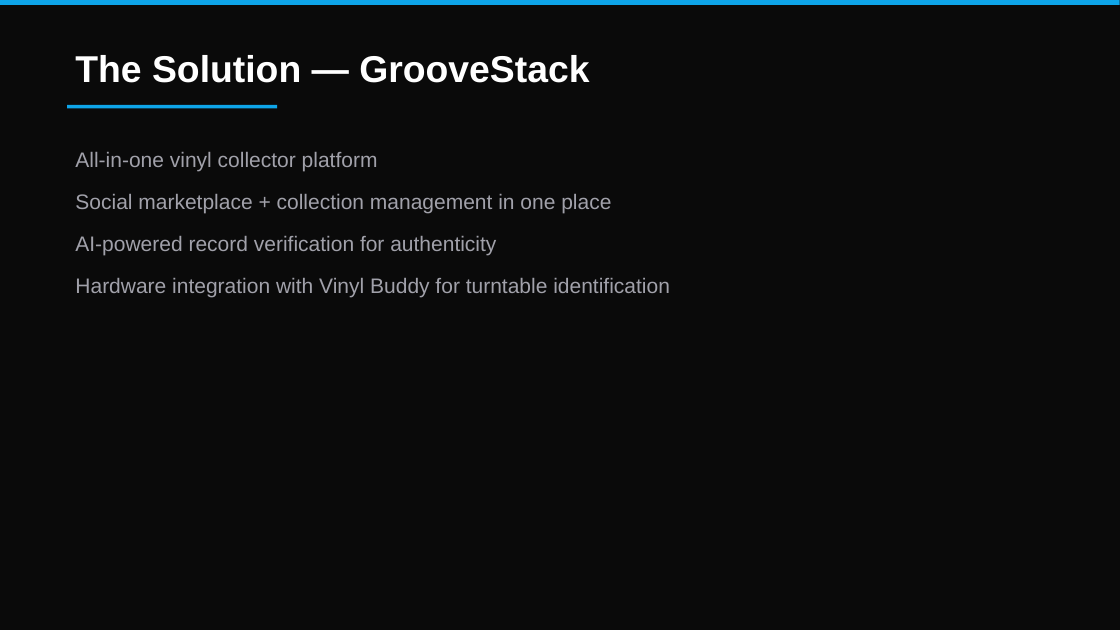
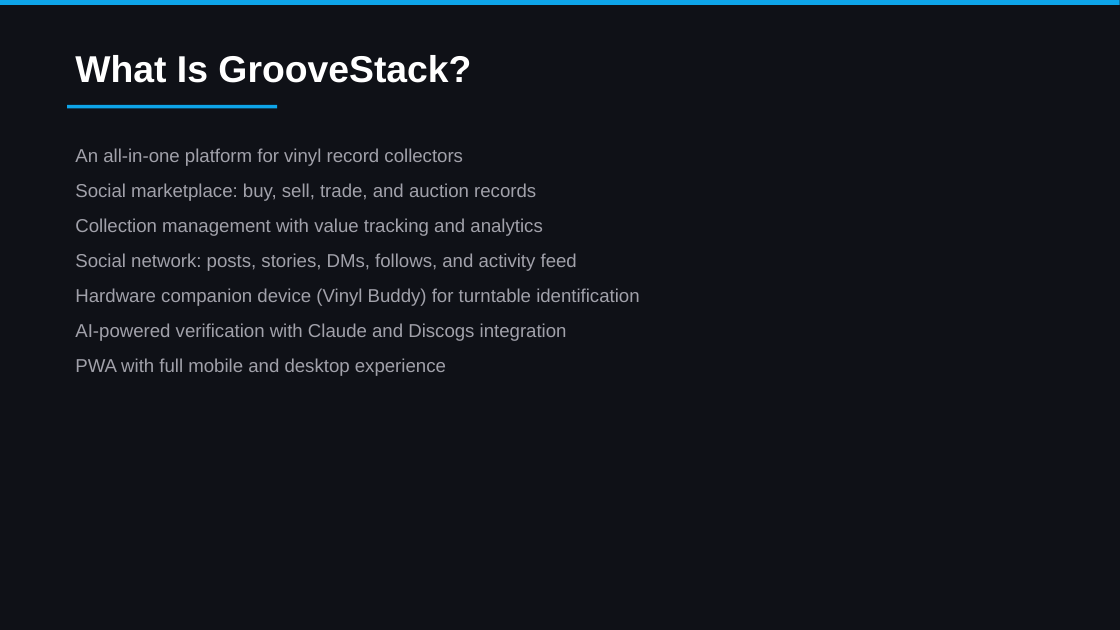
Before and after one commit to colelevy08/groovestack, a slide deck: slide 2 of GrooveStack_Overview.pptx (slide 3 before the commit). Drawn at 1120x630 pixels with LibreOffice and Linux fonts; fonts in the diff are those of the drawing. Boxes give left, top, right and bottom in pixels: in the first picture for what was removed or moved away, otherwise in the second. Text is boxed around its words. In the diff, an @@ line names an element or a change of style, - is before the commit and + after.

```diff
--- a/GrooveStack_Overview.pptx
+++ b/GrooveStack_Overview.pptx
@@ background #0A0A0A to #0F1117 @@
@@ text at (75,55,471,83): text changed @@
-The Solution — GrooveStack
+What Is GrooveStack?
@@ text at (75,148,639,376): text changed; size 18 to 16 pt @@
-All-in-one vinyl collector platform
-Social marketplace + collection management in one place
-AI-powered record verification for authenticity
-Hardware integration with Vinyl Buddy for turntable identification
+An all-in-one platform for vinyl record collectors
+Social marketplace: buy, sell, trade, and auction records
+Collection management with value tracking and analytics
+Social network: posts, stories, DMs, follows, and activity feed
+Hardware companion device (Vinyl Buddy) for turntable identification
+AI-powered verification with Claude and Discogs integration
+PWA with full mobile and desktop experience
```
Also in this commit, not shown: 11 other slides changed, 17 slides added, 7 slides removed, 6 other files.
